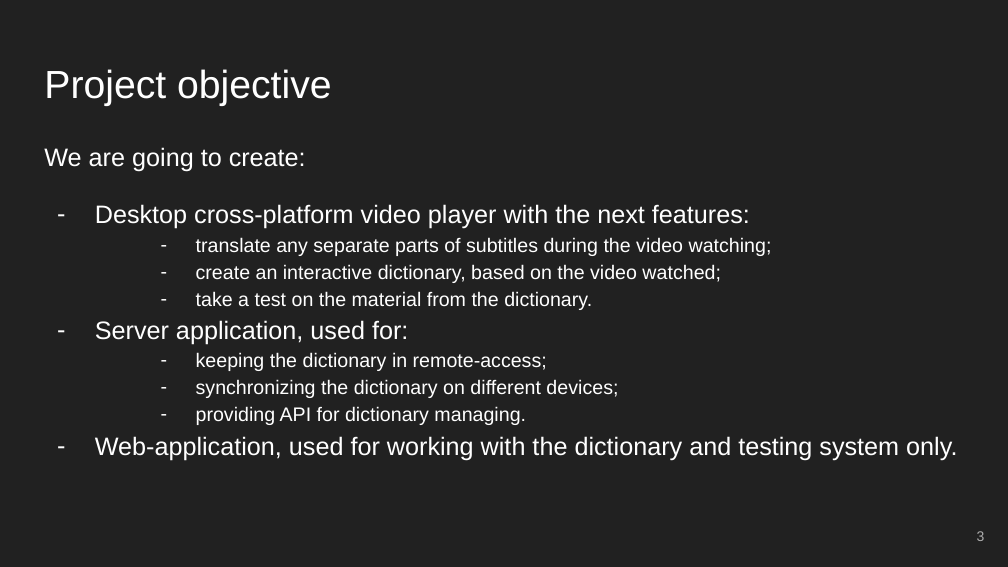
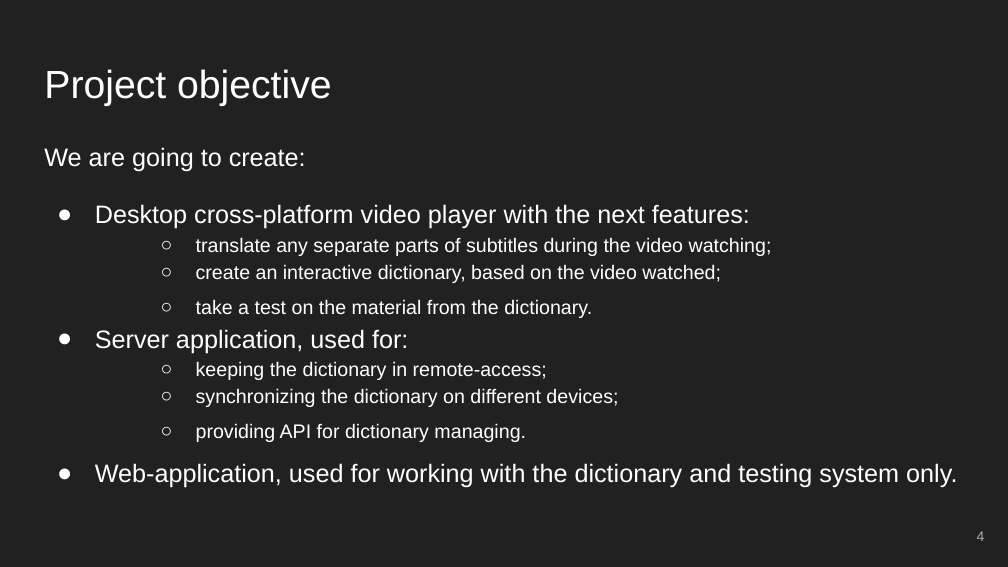
Before and after one commit to omarkelov/TranslateSubsPlayer, a slide deck: slide 4 of Project idea.ppsx (slide 3 before the commit). Drawn at 1008x567 pixels with LibreOffice and Linux fonts; fonts in the diff are those of the drawing. Boxes give left, top, right and bottom in pixels: in the first picture for what was removed or moved away, otherwise in the second. Text is boxed around its words. In the diff, an @@ line names an element or a change of style, - is before the commit and + after.

Commit message:
Project idea presentation final version

```diff
--- a/Project idea.ppsx
+++ b/Project idea.ppsx
@@ text at <box>95,204,957,488</box>: bullet - to ●; bullet - to ○; line spacing 1.15 to 1.5 @@
@@ page number at <box>977,531,985,541</box>: text changed @@
-3
+4
```
Also in this commit, not shown: 1 other slide changed, 2 slides added.
